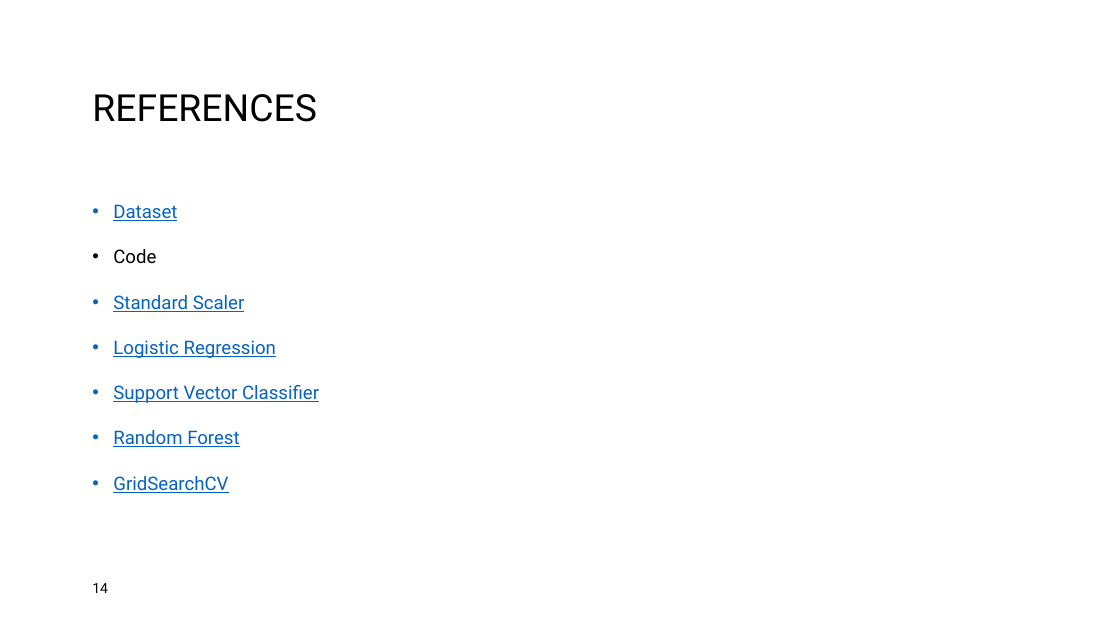
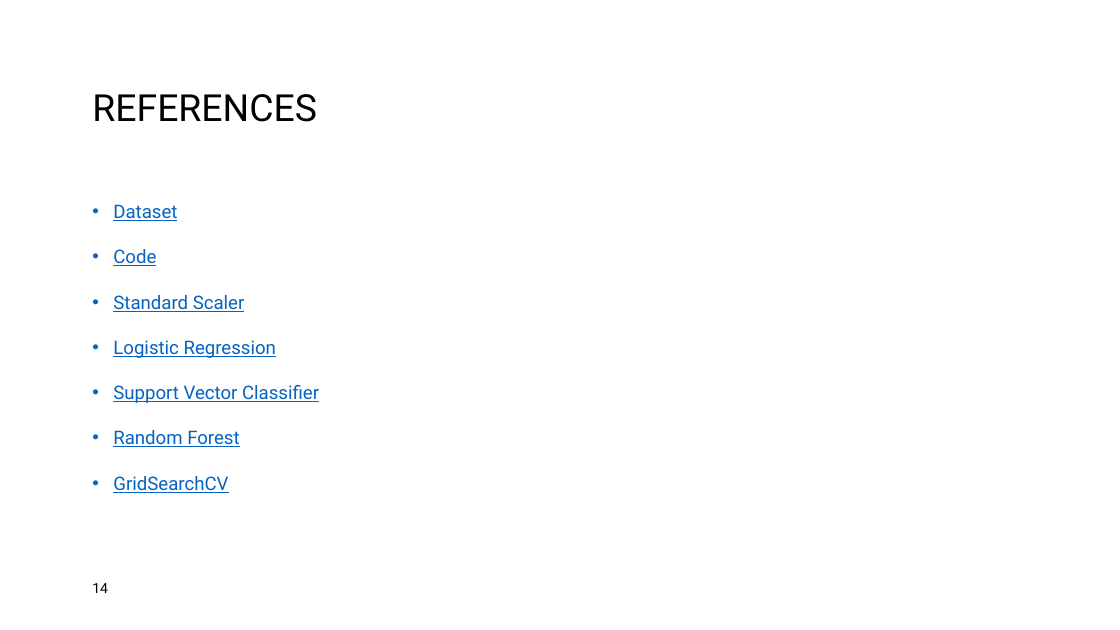
Before and after one commit to gabri00/ML2-assignment, a slide deck: slide 14 of Presentation.pptx. Drawn at 1120x630 pixels with LibreOffice and Linux fonts; fonts in the diff are those of the drawing; background and template pictures are left out. Boxes give left, top, right and bottom in pixels: in the first picture for what was removed or moved away, otherwise in the second. Text is boxed around its words. In the diff, an @@ line names an element or a change of style, - is before the commit and + after.

```diff
--- a/Presentation.pptx
+++ b/Presentation.pptx
@@ text at box(113, 249, 156, 266): text colour #000000 to #0563C1, underline on in "Code" @@
```
